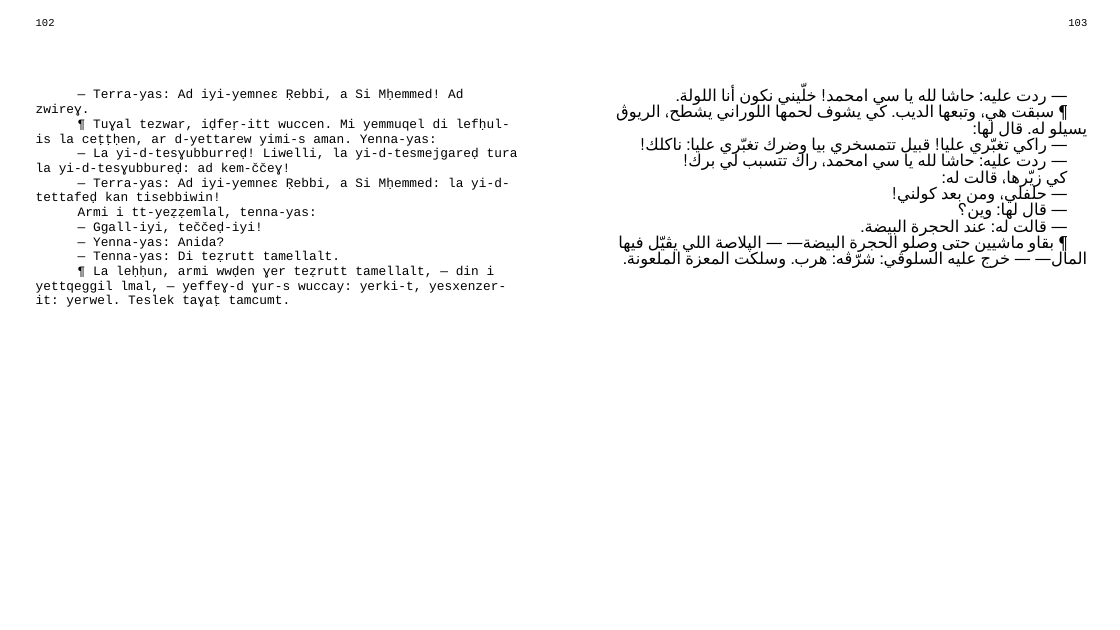
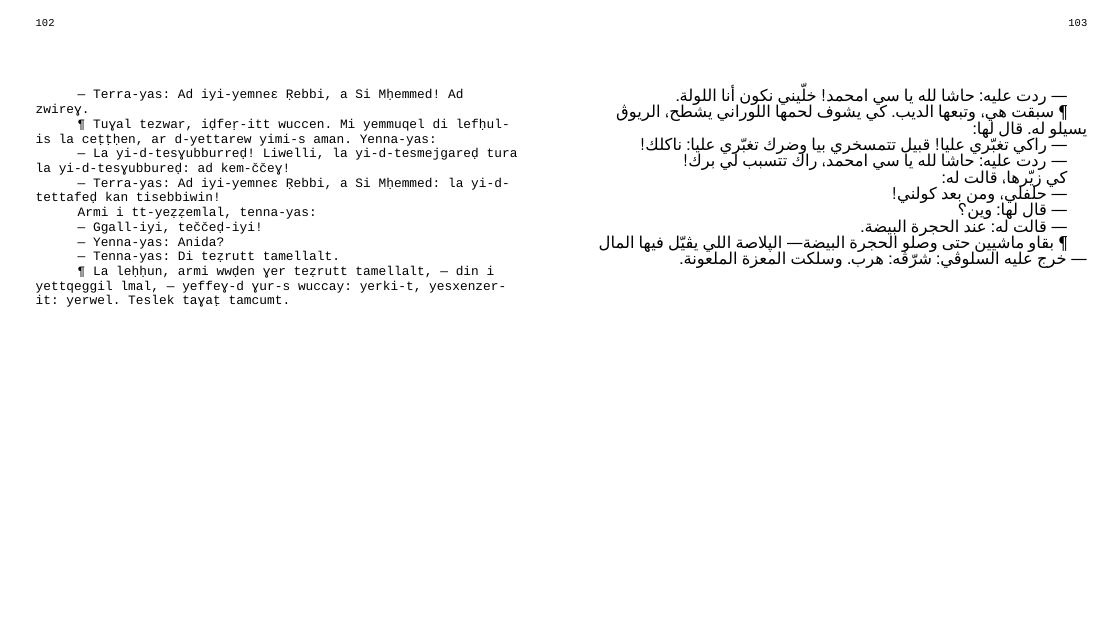
Before and after one commit to sferhah/tamacahut_n_wuccen, a slide deck: slide 48 of Uccen.ConsoleApp/Resources/pptx/uccen.arq.pptx. Drawn at 1120x630 pixels with LibreOffice and Linux fonts; fonts in the diff are those of the drawing. Boxes give left, top, right and bottom in pixels: in the first picture for what was removed or moved away, otherwise in the second. Text is boxed around its words. In the diff, an @@ line names an element or a change of style, - is before the commit and + after.

```diff
--- a/Uccen.ConsoleApp/Resources/pptx/uccen.arq.pptx
+++ b/Uccen.ConsoleApp/Resources/pptx/uccen.arq.pptx
@@ table at (27, 13, 1096, 607) @@
-row 3, column 3: — ردت عليه: حاشا لله يا سي امحمد! خلّيني نكون أنا اللولة. / ¶ سبقت هي، وتبعها الديب. كي يشوف لحمها اللوراني يشطح، الريوڨ يسيلو له. قال لها: / — راكي تغبّري عليا! قبيل تتمسخري بيا وضرك تغبّري عليا: ناكلك! / — ردت عليه: حاشا لله يا سي امحمد، راك تتسبب لي برك! / كي زيّرها، قالت له: / — حلفلي، ومن بعد كولني! / — قال لها: وين؟ / — قالت له: عند الحجرة البيضة. / ¶ بقاو ماشيين حتى وصلو الحجرة البيضة— — الپلاصة اللي يڨيّل فيها المال— — خرج عليه السلوڨي: شرّڨه: هرب. وسلكت المعزة الملعونة.
+row 3, column 3: — ردت عليه: حاشا لله يا سي امحمد! خلّيني نكون أنا اللولة. / ¶ سبقت هي، وتبعها الديب. كي يشوف لحمها اللوراني يشطح، الريوڨ يسيلو له. قال لها: / — راكي تغبّري عليا! قبيل تتمسخري بيا وضرك تغبّري عليا: ناكلك! / — ردت عليه: حاشا لله يا سي امحمد، راك تتسبب لي برك! / كي زيّرها، قالت له: / — حلفلي، ومن بعد كولني! / — قال لها: وين؟ / — قالت له: عند الحجرة البيضة. / ¶ بقاو ماشيين حتى وصلو الحجرة البيضة— الپلاصة اللي يڨيّل فيها المال— خرج عليه السلوڨي: شرّڨه: هرب. وسلكت المعزة الملعونة.
```
Also in this commit, not shown: 2 other slides changed, 3 other files.
